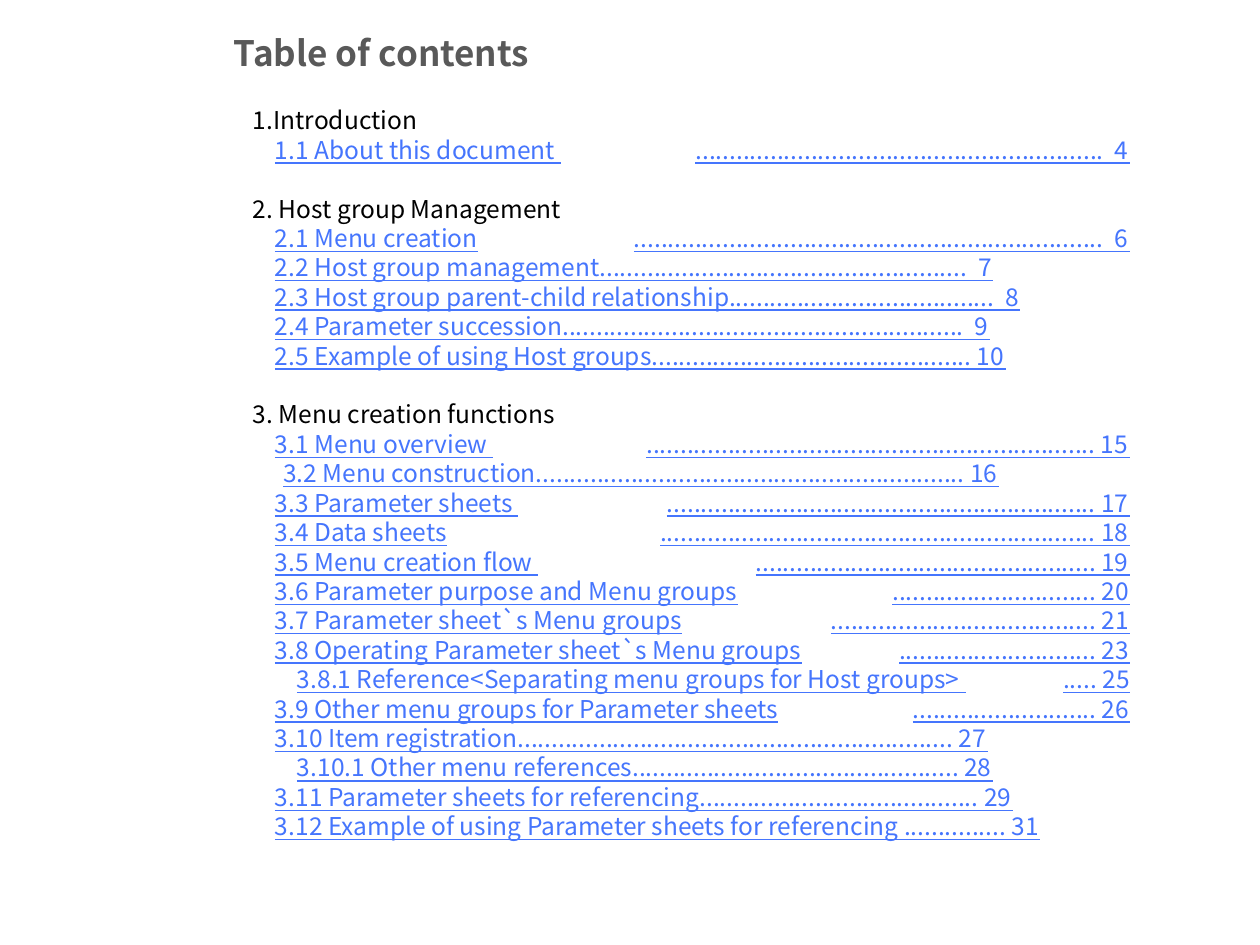
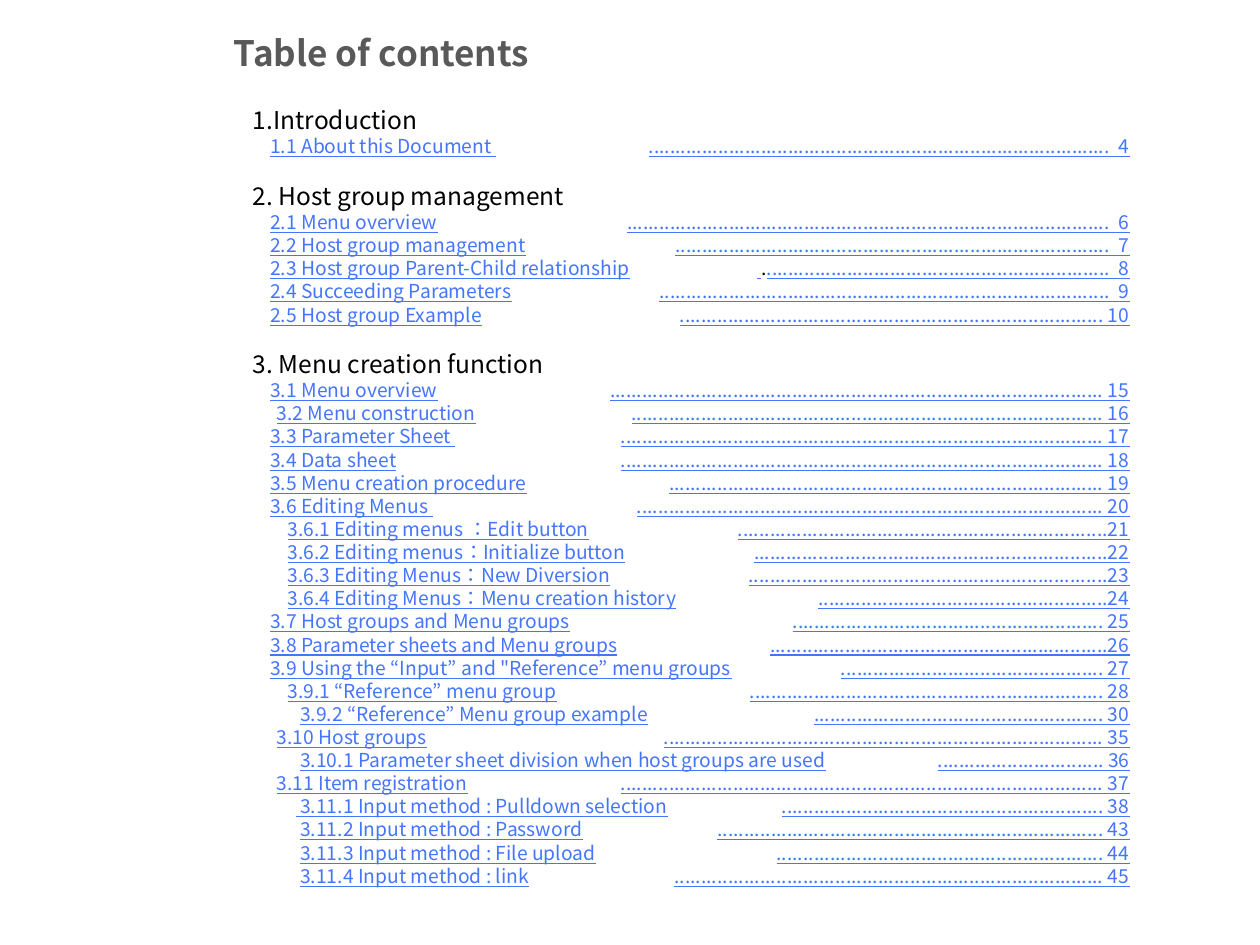
Before and after one commit to exastro-suite/it-automation-docs, a slide deck: slide 2 of asset/Learn/ITA-hg-ps_classroom_lecture_EN.pptx. Drawn at 1260x945 pixels with LibreOffice and Linux fonts; fonts in the diff are those of the drawing; background and template pictures are left out. Boxes give left, top, right and bottom in pixels: in the first picture for what was removed or moved away, otherwise in the second. Text is boxed around its words. In the diff, an @@ line names an element or a change of style, - is before the commit and + after.

```diff
--- a/asset/Learn/ITA-hg-ps_classroom_lecture_EN.pptx
+++ b/asset/Learn/ITA-hg-ps_classroom_lecture_EN.pptx
@@ text at [253,137,1130,888]: text changed; size 14 to 11 pt @@
-1.1 About this document ............................................................ 4
-2. Host group Management
-2.1 Menu creation ..................................................................... 6
-2.2 Host group management...................................................... 7
-2.3 Host group parent-child relationship....................................... 8
-2.4 Parameter succession........................................................... 9
-2.5 Example of using Host groups............................................... 10
-3. Menu creation functions
-3.1 Menu overview .................................................................. 15
-3.2 Menu construction............................................................... 16
-3.3 Parameter sheets ............................................................... 17
-3.4 Data sheets ................................................................ 18
-3.5 Menu creation flow .................................................. 19
-3.6 Parameter purpose and Menu groups .............................. 20
-3.7 Parameter sheet`s Menu groups ....................................... 21
-3.8 Operating Parameter sheet`s Menu groups ............................. 23
-3.8.1 Reference<Separating menu groups for Host groups> ..... 25
-3.9 Other menu groups for Parameter sheets ........................... 26
-3.10 Item registration................................................................ 27
-3.10.1 Other menu references................................................ 28
-3.11 Parameter sheets for referencing......................................... 29
-3.12 Example of using Parameter sheets for referencing ............... 31
+1.1 About this Document ...................................................................................... 4
+2. Host group management
+2.1 Menu overview .......................................................................................... 6
+2.2 Host group management ................................................................................. 7
+2.3 Host group Parent-Child relationship ................................................................. 8
+2.4 Succeeding Parameters .................................................................................... 9
+2.5 Host group Example ............................................................................... 10
+3. Menu creation function
+3.1 Menu overview ............................................................................................ 15
+3.2 Menu construction ........................................................................................ 16
+3.3 Parameter Sheet .......................................................................................... 17
+3.4 Data sheet .......................................................................................... 18
+3.5 Menu creation procedure ................................................................................. 19
+3.6 Editing Menus ....................................................................................... 20
+3.6.1 Editing menus ：Edit button .....................................................................21
+3.6.2 Editing menus：Initialize button ..................................................................22
+3.6.3 Editing Menus：New Diversion ...................................................................23
+3.6.4 Editing Menus：Menu creation history ......................................................24
+3.7 Host groups and Menu groups .......................................................... 25
+3.8 Parameter sheets and Menu groups ...............................................................26
+3.9 Using the “Input” and "Reference” menu groups ................................................. 27
+3.9.1 “Reference” menu group .................................................................. 28
+3.9.2 “Reference” Menu group example ...................................................... 30
+3.10 Host groups .................................................................................. 35
+3.10.1 Parameter sheet division when host groups are used ............................... 36
+3.11 Item registration .......................................................................................... 37
+3.11.1 Input method : Pulldown selection ............................................................ 38
+3.11.2 Input method : Password ........................................................................ 43
+3.11.3 Input method : File upload ............................................................. 44
+3.11.4 Input method : link ................................................................................ 45
```
Also in this commit, not shown: 17 other slides changed, 18 slides added, 8 slides removed, 3 other files.
